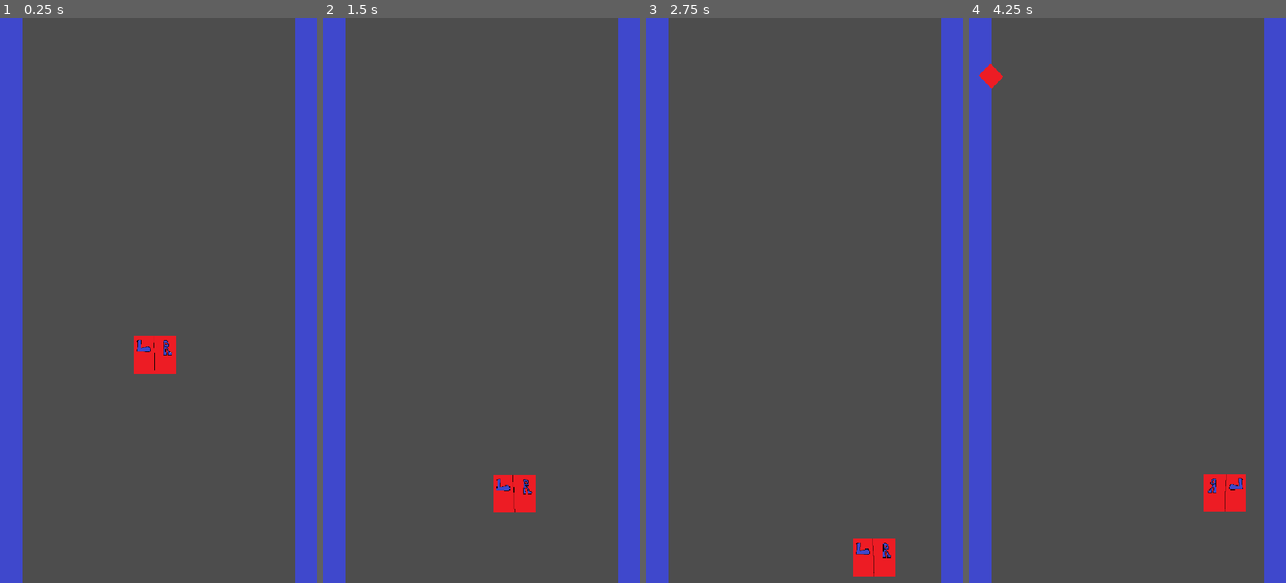
Above: before the commit, frames 1-4 (left to right).
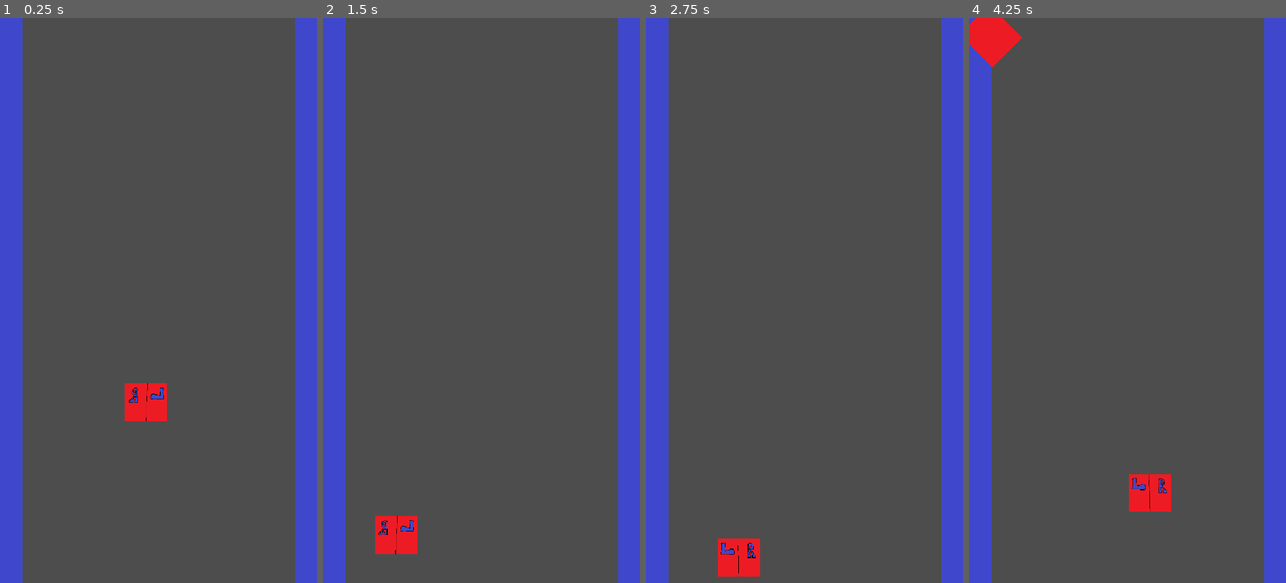
Above: after the commit, the same moments.

Repository: atknony/fly_or_die
Game: Godot game, scene res://Scenes/game.tscn
The game is run twice, just before and just after one commit, with the same random seed, the same clock (stepped at 60 frames per second) and the same inputs.
Inputs (mouse positions are in pixels of both pictures, inside the frame that each line leads up to):
- Up to frame 1 (0.25 s): no input
- Up to frame 2 (1.5 s): move the mouse to (551, 272) at 0.52 s; click (551, 272) at 0.77 s; move the mouse to (418, 328) at 1.27 s
- Up to frame 3 (2.75 s): click (741, 328) at 1.52 s; move the mouse to (836, 176) at 2.02 s
- Up to frame 4 (4.25 s): move the mouse to (1111, 413) at 2.77 s; click (1111, 413) at 3.02 s; move the mouse to (1222, 385) at 3.52 s; click (1222, 385) at 3.77 s

The runs differ from the first frame. In frame 1, 1.8% of the frame differs, in the area x 39-56%, y 56-72%; in frame 2, 1.8%; in frame 3, 1.8%; in frame 4, 2.9%, in the area x 0-88%, y 0-88%.

Commit message:
letsgomyfriend

Diff:
--- /dev/null
+++ b/Assets/Resources/60Simple.tres
@@ -0,0 +1,9 @@
+[gd_resource type="LabelSettings" load_steps=2 format=3 uid="uid://cwm2d0ual6gbp"]
+
+[ext_resource type="FontFile" uid="uid://cj8gi15iw7xjq" path="res://Assets/Fonts/gemunu-libre-v8-latin-700.ttf" id="1_2the1"]
+
+[resource]
+font = ExtResource("1_2the1")
+font_size = 60
+outline_size = 15
+outline_color = Color(0, 0, 0, 1)
--- a/Scenes/game.tscn
+++ b/Scenes/game.tscn
@@ -1,12 +1,9 @@
-[gd_scene load_steps=7 format=3 uid="uid://bxcbtl6oxlfu"]
+[gd_scene load_steps=6 format=3 uid="uid://bxcbtl6oxlfu"]
 
 [ext_resource type="Script" uid="uid://bql07dpc0ft1f" path="res://Scripts/game.gd" id="1_ebmjs"]
 [ext_resource type="Texture2D" uid="uid://dw868ue3dpahb" path="res://Assets/wall.png" id="2_3dryh"]
-[ext_resource type="PackedScene" path="res://Scenes/barier.tscn" id="2_wrm1d"]
-[ext_resource type="PackedScene" uid="uid://bc33flt6mjyp0" path="res://Scenes/player.tscn" id="3_3dryh"]
-
-[sub_resource type="RectangleShape2D" id="RectangleShape2D_wowpa"]
-size = Vector2(91, 1073)
+[ext_resource type="PackedScene" uid="uid://bx8b3hh4f27d5" path="res://Scenes/barier.tscn" id="2_wrm1d"]
+[ext_resource type="PackedScene" path="res://Scenes/player.tscn" id="3_3dryh"]
 
 [sub_resource type="RectangleShape2D" id="RectangleShape2D_3dryh"]
 size = Vector2(25, 1073)
@@ -14,54 +11,44 @@
 [node name="Game" type="Node2D"]
 script = ExtResource("1_ebmjs")
 
-[node name="walls" type="StaticBody2D" parent="."]
+[node name="areawall" type="Area2D" parent="."]
 
-[node name="left" type="Sprite2D" parent="walls"]
+[node name="left" type="Sprite2D" parent="areawall"]
 position = Vector2(-30, 464)
 scale = Vector2(0.663366, 0.753511)
 texture = ExtResource("2_3dryh")
 
-[node name="right" type="Sprite2D" parent="walls"]
+[node name="right" type="Sprite2D" parent="areawall"]
 position = Vector2(570, 471)
 scale = Vector2(0.663366, 0.753511)
 texture = ExtResource("2_3dryh")
 
-[node name="CollisionShape2D" type="CollisionShape2D" parent="walls"]
-position = Vector2(-9, 464.5)
-shape = SubResource("RectangleShape2D_wowpa")
-
-[node name="CollisionShape2D2" type="CollisionShape2D" parent="walls"]
-position = Vector2(549, 471)
-shape = SubResource("RectangleShape2D_wowpa")
-
-[node name="areawall" type="Area2D" parent="walls"]
-
-[node name="CollisionShape2D" type="CollisionShape2D" parent="walls/areawall"]
-position = Vector2(32.5, 464.5)
+[node name="CollisionShape2D" type="CollisionShape2D" parent="areawall"]
+position = Vector2(24, 464)
 shape = SubResource("RectangleShape2D_3dryh")
 
-[node name="CollisionShape2D2" type="CollisionShape2D" parent="walls/areawall"]
-position = Vector2(505, 471)
+[node name="CollisionShape2D2" type="CollisionShape2D" parent="areawall"]
+position = Vector2(516, 471)
 shape = SubResource("RectangleShape2D_3dryh")
 
 [node name="barrier" parent="." instance=ExtResource("2_wrm1d")]
 
 [node name="Player" parent="." instance=ExtResource("3_3dryh")]
-position = Vector2(251, 539)
+position = Vector2(270, 620)
 
 [node name="Spawner" type="Node" parent="."]
 
 [node name="leftupper" type="Marker2D" parent="Spawner"]
-position = Vector2(0, -251)
+position = Vector2(0, -275)
 
 [node name="leftlower" type="Marker2D" parent="Spawner"]
 position = Vector2(0, -151)
 
 [node name="Spawntimer" type="Timer" parent="Spawner"]
-wait_time = 2.0
+wait_time = 3.0
 autostart = true
 
 [node name="spike_holder" type="Node" parent="Spawner"]
 
-[connection signal="body_entered" from="walls/areawall" to="." method="_on_player_entered"]
+[connection signal="body_entered" from="areawall" to="." method="_on_player_entered"]
 [connection signal="timeout" from="Spawner/Spawntimer" to="." method="_on_spawntimer_timeout"]
--- a/Scenes/main_menu.tscn
+++ b/Scenes/main_menu.tscn
@@ -1,15 +1,9 @@
 [gd_scene load_steps=8 format=3 uid="uid://blu6bkrhra286"]
 
-[ext_resource type="Script" uid="uid://ex5egljmipmu" path="res://Scripts/main_menu.gd" id="1_1ehe0"]
+[ext_resource type="Script" path="res://Scripts/main_menu.gd" id="1_1ehe0"]
 [ext_resource type="FontFile" uid="uid://cj8gi15iw7xjq" path="res://Assets/Fonts/gemunu-libre-v8-latin-700.ttf" id="1_28flt"]
-
-[sub_resource type="LabelSettings" id="LabelSettings_48xlc"]
-
-[sub_resource type="LabelSettings" id="LabelSettings_1ehe0"]
-font = ExtResource("1_28flt")
-font_size = 45
-outline_size = 15
-outline_color = Color(0, 0, 0, 1)
+[ext_resource type="LabelSettings" uid="uid://bwgg3yti5bqka" path="res://Assets/Resources/90Simple.tres" id="2_ce3w2"]
+[ext_resource type="LabelSettings" uid="uid://cwm2d0ual6gbp" path="res://Assets/Resources/60Simple.tres" id="3_n45e2"]
 
 [sub_resource type="Animation" id="Animation_1ehe0"]
 resource_name = "Blink"
@@ -18,7 +12,7 @@
 tracks/0/type = "value"
 tracks/0/imported = false
 tracks/0/enabled = true
-tracks/0/path = NodePath("MarginContainer/Button:modulate")
+tracks/0/path = NodePath("MarginContainer/play_button:modulate")
 tracks/0/interp = 2
 tracks/0/loop_wrap = true
 tracks/0/keys = {
@@ -33,7 +27,7 @@
 tracks/0/type = "value"
 tracks/0/imported = false
 tracks/0/enabled = true
-tracks/0/path = NodePath("MarginContainer/Button:modulate")
+tracks/0/path = NodePath("MarginContainer/play_button:modulate")
 tracks/0/interp = 1
 tracks/0/loop_wrap = true
 tracks/0/keys = {
@@ -75,21 +69,21 @@
 theme_override_constants/margin_right = 15
 theme_override_constants/margin_bottom = 15
 
-[node name="Title" type="Label" parent="MarginContainer"]
+[node name="fly_or_die" type="Label" parent="MarginContainer"]
 layout_mode = 2
 size_flags_horizontal = 4
 size_flags_vertical = 0
 text = "FLY OR DIE"
-label_settings = SubResource("LabelSettings_48xlc")
+label_settings = ExtResource("2_ce3w2")
 
 [node name="HighScore" type="Label" parent="MarginContainer"]
 layout_mode = 2
 size_flags_horizontal = 0
 size_flags_vertical = 8
-text = "0000"
-label_settings = SubResource("LabelSettings_1ehe0")
+text = "HIGHSCORE"
+label_settings = ExtResource("3_n45e2")
 
-[node name="Button" type="Button" parent="MarginContainer"]
+[node name="play_button" type="Button" parent="MarginContainer"]
 layout_mode = 2
 size_flags_horizontal = 4
 size_flags_vertical = 4
@@ -97,10 +91,17 @@
 theme_override_font_sizes/font_size = 60
 text = "PLAY"
 
+[node name="0000" type="Label" parent="MarginContainer"]
+layout_mode = 2
+size_flags_horizontal = 8
+size_flags_vertical = 8
+text = "0000"
+label_settings = ExtResource("3_n45e2")
+
 [node name="AnimationPlayer" type="AnimationPlayer" parent="."]
 libraries = {
 &"": SubResource("AnimationLibrary_n45e2")
 }
 autoplay = "Blink"
 
-[connection signal="pressed" from="MarginContainer/Button" to="." method="_on_button_pressed"]
+[connection signal="pressed" from="MarginContainer/play_button" to="." method="_on_button_pressed"]
--- a/Scenes/spike.tscn
+++ b/Scenes/spike.tscn
@@ -4,7 +4,7 @@
 [ext_resource type="Texture2D" uid="uid://snih2d5r55lb" path="res://Assets/spike.png" id="1_cdj5a"]
 
 [sub_resource type="RectangleShape2D" id="RectangleShape2D_1hotg"]
-size = Vector2(31.8198, 28.2843)
+size = Vector2(79.196, 70.7107)
 
 [node name="spike" type="Area2D"]
 script = ExtResource("1_1hotg")
@@ -12,10 +12,10 @@
 [node name="Sprite2D" type="Sprite2D" parent="."]
 position = Vector2(-7.62939e-06, -7.62939e-06)
 rotation = 0.785398
-scale = Vector2(0.2, 0.2)
+scale = Vector2(0.5, 0.5)
 texture = ExtResource("1_cdj5a")
 
 [node name="CollisionShape2D" type="CollisionShape2D" parent="."]
-position = Vector2(-0.25, -0.25)
+position = Vector2(0, 4.76837e-06)
 rotation = 0.785398
 shape = SubResource("RectangleShape2D_1hotg")
--- a/Scenes/walls.tscn
+++ /dev/null
@@ -1,3 +0,0 @@
-[gd_scene load_steps=0 format=3 uid="uid://bsxjg6isfpue1"]
-
-[node name="walls" type="StaticBody2D"]
--- a/Scripts/game.gd
+++ b/Scripts/game.gd
@@ -1,6 +1,8 @@
 extends Node2D
 const SPIKE = preload("res://Scenes/spike.tscn")
 
+
+var COUNTER: int = 0
 
 @onready var player: CharacterBody2D = $Player
 @onready var leftupper: Marker2D = $Spawner/leftupper
@@ -30,13 +32,21 @@
 		leftupper.position.y,
 		leftlower.position.y,
 	)
-	new_spike.position = Vector2(
-		37,
-		y_position
-	)
+	if int(COUNTER) % 2 == 0:
+		new_spike.position = Vector2(
+			506,
+			y_position
+		)
+	else:
+		new_spike.position = Vector2(
+			37,
+			y_position
+		)
+	new_spike.SPEED += COUNTER * 15
 
 	spike_holder.add_child(new_spike)
 
 
 func _on_spawntimer_timeout() -> void:
+	COUNTER += 1
 	spawn_spike()
--- a/Scripts/player.gd
+++ b/Scripts/player.gd
@@ -1,7 +1,7 @@
 extends CharacterBody2D
 
 var gravity: float = ProjectSettings.get("physics/2d/default_gravity")
-const speed = 50
+const speed = 100
 const JUMP_FORCE = -350
 const HOLD_FORCE = -700
 const HOLD_LIMIT  := 0.5
--- a/Scripts/spike.gd
+++ b/Scripts/spike.gd
@@ -1,14 +1,16 @@
 extends Area2D
 
+var SPEED: float = 120.0
+const ACCELERATION: float = 50.0
+const OFF_SCREEN: float = 1000.0
 
-const SPEED: float = 120.0
-const OFF_SCREEN: float = 100.0
 
 func _process(delta: float) -> void:
+	SPEED += ACCELERATION * delta
 	position.y += SPEED * delta
+	if position.y > get_viewport_rect().position.y + OFF_SCREEN:
+		queue_free()
 
-	if position.x < get_viewport_rect().position.y - OFF_SCREEN:
-		pass
 
 # Called when the node enters the scene tree for the first time.
 func _ready() -> void:
Not shown: 1 places in Assets/Resources/90Simple.tres that only renumber resources
